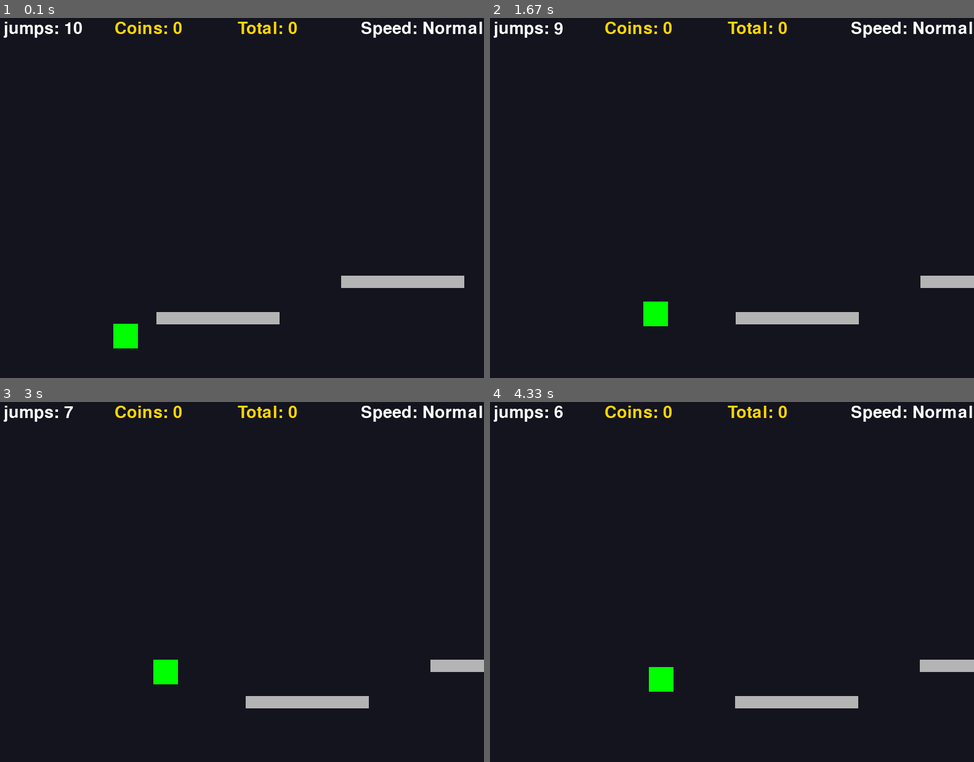
Above: before the commit, frames 1-4 (two rows, left to right).
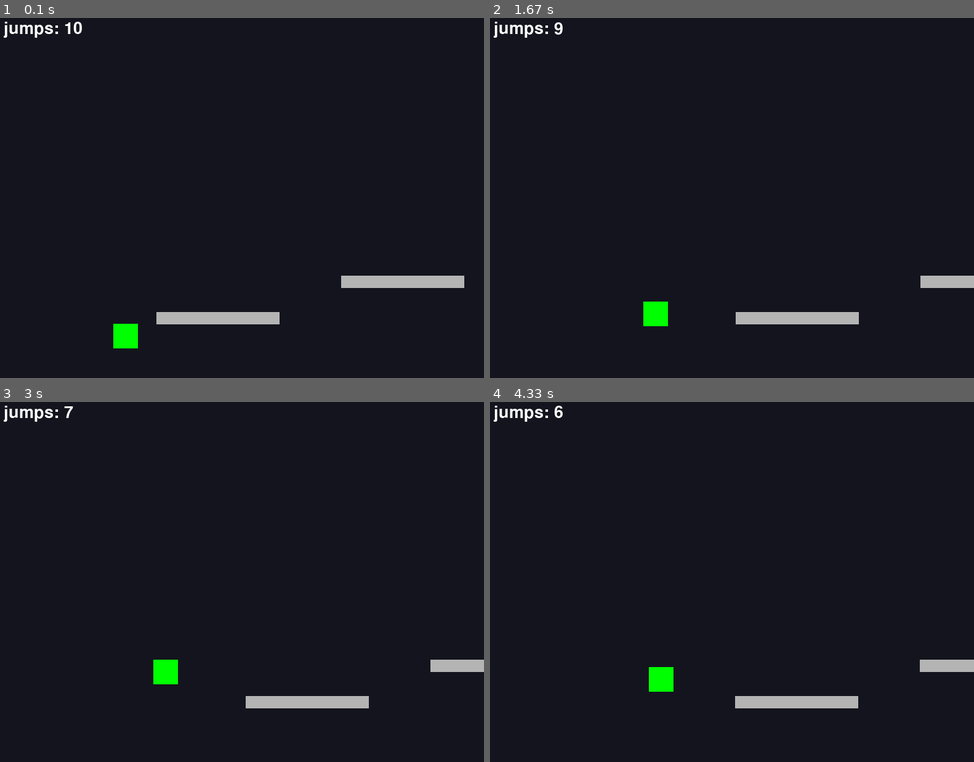
Above: after the commit, the same moments.

Repository: CoderAgam001/SlidePy-Game-Python
Game: pygame game, started from main.py
Two runs of this game, one before a commit and one after it. Both use one fixed random seed, a clock stepped at 60 frames per second and the inputs below.
Inputs:
- Up to frame 1 (0.1 s): no input
- Up to frame 2 (1.67 s): hold Left 0.33-0.87 s; hold Left 0.9-1.3 s; tap Space at 0.97, 1.27, 1.4 s; hold Left from 1.33 s (still down)
- Up to frame 3 (3 s): tap Space at 1.7, 1.9, 2.2, 2.47, 2.77, 2.9 s; release Left at 1.8 s; hold Left 1.83-2.37 s; hold Left 2.4-2.8 s; hold Left from 2.83 s (still down)
- Up to frame 4 (4.33 s): tap Space at 3.2, 3.4, 3.7, 3.97, 4.27 s; release Left at 3.3 s; hold Left 3.33-3.87 s; hold Left 3.9-4.3 s

The runs differ from the first frame. In frame 1, 0.8% of the frame differs, in the area x 23-100%, y 1-6%; in frame 2, 0.8%; in frame 3, 0.8%; in frame 4, 0.8%.

Commit message:
Remake Code

Diff:
--- a/main.py
+++ b/main.py
@@ -3,8 +3,6 @@
 import random
 
 pygame.init()
-
-
 
 W, H = 800, 600
 win = pygame.display.set_mode((W, H))
@@ -25,11 +23,9 @@
 
 class Game:
     def __init__(self):
-        self.high_score = 0  # Keep high score persistent
         self.reset_game()
 
     def reset_game(self):
-        # Reset player position and physics
         self.player = pygame.Rect(100, 500, 40, 40)
         self.vel_x = 0
         self.vel_y = 0
@@ -38,74 +34,41 @@
         self.max_vel_y = 15  # Maximum falling speed
         self.jump_strength = 13  # Jump velocity
         self.gravity = 0.5  # Gravity strength
-        self.coin_pattern_counter = 0  # Track coin placement pattern (0-3)
-
-        # Speed boost tracking
-        self.boost_coins_remaining = 0  # Coins remaining before boost ends
-        self.current_boost_level = 0  # Current speed boost percentage
-
-        # Platform and coin generation settings
+
+        # Platform settings
         self.base_platform_width = 200
         self.base_platform_height = 20
         self.current_platform_width = 200
         self.current_platform_height = 20
-        self.coin_frequency = 4  # One coin every 4 platforms initially
-        self.platform_count = 0  # Track total platforms for coin spawning
 
         # Reset game state
         self.on_ground = False
         self.jumps = 10  # starting jumps
         self.auto_move = False
         self.above_platform = False
-        self.coins = 0  # Spendable coins
-        self.total_coins_collected = 0  # Total coins for speed boost
-        self.score = 0
 
         # Reset position tracking
         self.last_position = None
         self.camera_x = 0
-        self.last_checkpoint_x = 0
         self.starting_point_x = 50
 
         # Clear and regenerate level
         self.platforms = []
-        self.checkpoints = []
         self.generate_initial_level()
 
     def generate_initial_level(self):
         # Generate initial platforms
         self.platforms = []
-        self.platform_count = 0
         for i in range(5):
             x = 200 + i * 300
             y = random.randint(400, 500)
             self.platforms.append(pygame.Rect(x, y, self.current_platform_width, self.current_platform_height))
-            self.platform_count += 1
-
-            # Add coins based on frequency
-            if self.platform_count % self.coin_frequency == 0:
-                coin_x = x + self.current_platform_width // 2 - 20  # Center on platform
-
-                # Place coin above platform
-                coin_y = max(60, y - 80)  # Keep at least 60px from top
-
-                self.checkpoints.append(pygame.Rect(coin_x, coin_y, 40, 40))
 
     def generate_new_section(self):
         last_platform = self.platforms[-1]
         x = last_platform.x + random.randint(250, 350)
         y = random.randint(400, 500)
         self.platforms.append(pygame.Rect(x, y, self.current_platform_width, self.current_platform_height))
-        self.platform_count += 1
-
-        # Add coins based on frequency
-        if self.platform_count % self.coin_frequency == 0:
-            coin_x = x + self.current_platform_width // 2 - 20  # Center on platform
-
-            # Place coin above platform
-            coin_y = max(60, y - 80)  # Keep at least 60px from top
-
-            self.checkpoints.append(pygame.Rect(coin_x, coin_y, 40, 40))
 
 game = Game()
 
@@ -119,6 +82,7 @@
         game.player.width,
         game.player.height
     )
+
     pygame.draw.rect(win, GREEN, player_screen_pos)
 
     # Draw platforms (adjusted for camera)
@@ -129,50 +93,15 @@
             p.width,
             p.height
         )
+
         pygame.draw.rect(win, (180, 180, 180), platform_screen_pos)
 
-    # Draw checkpoints (adjusted for camera)
-    for cp in game.checkpoints:
-        cp_screen_pos = pygame.Rect(
-            cp.x - game.camera_x,
-            cp.y,
-            cp.width,
-            cp.height
-        )
-        pygame.draw.rect(win, GOLD, cp_screen_pos)
-
-    # Draw HUD
     jumps_text = font.render(f"jumps: {game.jumps}", True, WHITE)
-    coins_text = font.render(f"Coins: {game.coins}", True, GOLD)
-    total_text = font.render(f"Total: {game.total_coins_collected}", True, GOLD)
-
-    # Show speed boost if active
-    speed_color = WHITE
-    speed_text = "Speed: Normal"
-    if 5 <= game.total_coins_collected < 10:
-        speed_text = "Speed: +25%!"
-        speed_color = YELLOW
-
-    elif 10 <= game.total_coins_collected < 15:
-        speed_text = "Speed: +50%!"
-        speed_color = ORANGE
-
-    elif 15 <= game.total_coins_collected < 20:
-        speed_text = "Speed: +75%!"
-        speed_color = TOMATO
-
-    elif game.total_coins_collected >= 20:
-        speed_text = "Speed: +100%!"
-        speed_color = RED
-
-    speed_boost_text = font.render(speed_text, True, speed_color)
-
     win.blit(jumps_text, (20, 20))
-    win.blit(coins_text, (200, 20))
-    win.blit(total_text, (400, 20))
-    win.blit(speed_boost_text, (600, 20))
     pygame.display.flip()
 
+
+# Game Loop
 running = True
 while running:
     for e in pygame.event.get():
@@ -181,37 +110,10 @@
 
     keys = pygame.key.get_pressed()
 
-    # Update game dynamics based on total coins collected
-
-    # 100% speed increase
-    if game.total_coins_collected >= 20:
-        game.move_speed = game.base_speed * 2.0
-        game.current_platform_width = int(game.base_platform_width * 0.50)
-        game.coin_frequency = 5
-
-    # 75% speed increase
-    elif 15 <= game.total_coins_collected < 20:
-        game.move_speed = game.base_speed * 1.75
-        game.current_platform_width = int(game.base_platform_width * 0.60)
-        game.coin_frequency = 5
-
-    # 50% speed increase
-    elif 10 <= game.total_coins_collected < 15:
-        game.move_speed = game.base_speed * 1.5
-        game.current_platform_width = int(game.base_platform_width * 0.70)
-        game.coin_frequency = 4
-
-    # 25% speed increase
-    elif game.total_coins_collected >= 5:
-        game.move_speed = game.base_speed * 1.25
-        game.current_platform_width = int(game.base_platform_width * 0.80)
-        game.coin_frequency = 4
-
-    else:
-        game.move_speed = game.base_speed
-        game.current_platform_width = game.base_platform_width
-        game.current_platform_height = game.base_platform_height
-        game.coin_frequency = 4
+    # Set base game dynamics
+    game.move_speed = game.base_speed
+    game.current_platform_width = game.base_platform_width
+    game.current_platform_height = game.base_platform_height
 
     game.vel_x = game.move_speed
 
@@ -284,36 +186,7 @@
         game.vel_y = 0
         game.on_ground = True
 
-    # Coin collision
-    for cp in game.checkpoints[:]:
-        if game.player.colliderect(cp):
-            game.jumps = min(game.jumps + 3, 10)  # Increase jumps, cap at 10
-            game.last_checkpoint_x = cp.x
-            game.coins += 1  # Increment spendable coins
-            game.total_coins_collected += 1  # Track total coins
-            game.score += 100  # Hidden score increment
-
-            # Update boost duration
-            if game.boost_coins_remaining > 0:
-                game.boost_coins_remaining -= 1
-                if game.boost_coins_remaining == 0:
-                    # Reset speed boost when duration ends
-                    game.current_boost_level = 0
-                    game.move_speed = game.base_speed
-
-            # Activate new speed boost if not already boosted
-            if game.boost_coins_remaining == 0:
-                if game.total_coins_collected >= 15:
-                    game.current_boost_level = 100  # 100% boost
-                elif game.total_coins_collected >= 10:
-                    game.current_boost_level = 75   # 75% boost
-                elif game.total_coins_collected >= 5:
-                    game.current_boost_level = 50   # 50% boost
-
-                if game.current_boost_level > 0:
-                    game.boost_coins_remaining = 3  # Set duration to 3 coins
-
-            game.checkpoints.remove(cp)  # Remove collected coin
+    # Platform generation check
 
     # Generate new sections as player moves forward
     if game.player.x > game.platforms[-1].x - W:
@@ -321,10 +194,7 @@
 
     # Game over conditions
     if game.jumps <= 0 and not game.on_ground:
-        # Update high score if current score is higher
-        game.high_score = max(game.high_score, game.score)
-
-        # Store current position for continue feature
+        # Store current position
         game.last_position = (game.player.x, game.player.y)
 
         waiting_for_input = True
@@ -334,26 +204,8 @@
 
             # Draw "Game Over" text
             game_over_text = font.render("Game Over!", True, (255, 0, 0))
-            text_rect = game_over_text.get_rect(center=(W//2, H//2 - 80))
+            text_rect = game_over_text.get_rect(center=(W//2, H//2 - 40))
             win.blit(game_over_text, text_rect)
-
-            # Draw High Score (based on hidden score)
-            if game.score > game.high_score:
-                new_high_score_text = font.render("New High Score!", True, (255, 215, 0))
-                new_high_rect = new_high_score_text.get_rect(center=(W//2, H//2 - 40))
-                win.blit(new_high_score_text, new_high_rect)
-
-            # Draw Coins
-            coins_text = font.render(f"Coins: {game.coins}", True, (255, 215, 0))
-            coins_rect = coins_text.get_rect(center=(W//2, H//2))
-            win.blit(coins_text, coins_rect)
-
-            # Draw continue option if player has enough coins
-            if game.coins >= 2:  # Need at least 2 coins to spend half
-                cost = game.coins // 2  # Calculate cost with integer division (rounds down)
-                continue_text = font.render(f"Press C to Continue (Cost: {cost} coins)", True, (0, 255, 255))
-                continue_rect = continue_text.get_rect(center=(W//2, H//2 + 40))
-                win.blit(continue_text, continue_rect)
 
             # Draw restart instructions
             restart_text = font.render("Press R to Restart or ESC to Exit", True, (0, 255, 0))
@@ -367,19 +219,10 @@
                 if event.type == pygame.QUIT:
                     pygame.quit()
                     sys.exit()
+
                 if event.type == pygame.KEYDOWN:
                     if event.key == pygame.K_r:
-                        # Reset game state but keep high score
-                        current_high_score = game.high_score
                         game.reset_game()
-                        game.high_score = current_high_score
-                        waiting_for_input = False
-                    elif event.key == pygame.K_c and game.coins >= 2:
-                        spent_coins = game.coins // 2
-                        game.coins -= spent_coins
-                        game.jumps = 7
-                        if game.last_position:
-                            game.player.x, game.player.y = game.last_position
                         waiting_for_input = False
                     elif event.key == pygame.K_ESCAPE:
                         pygame.quit()
